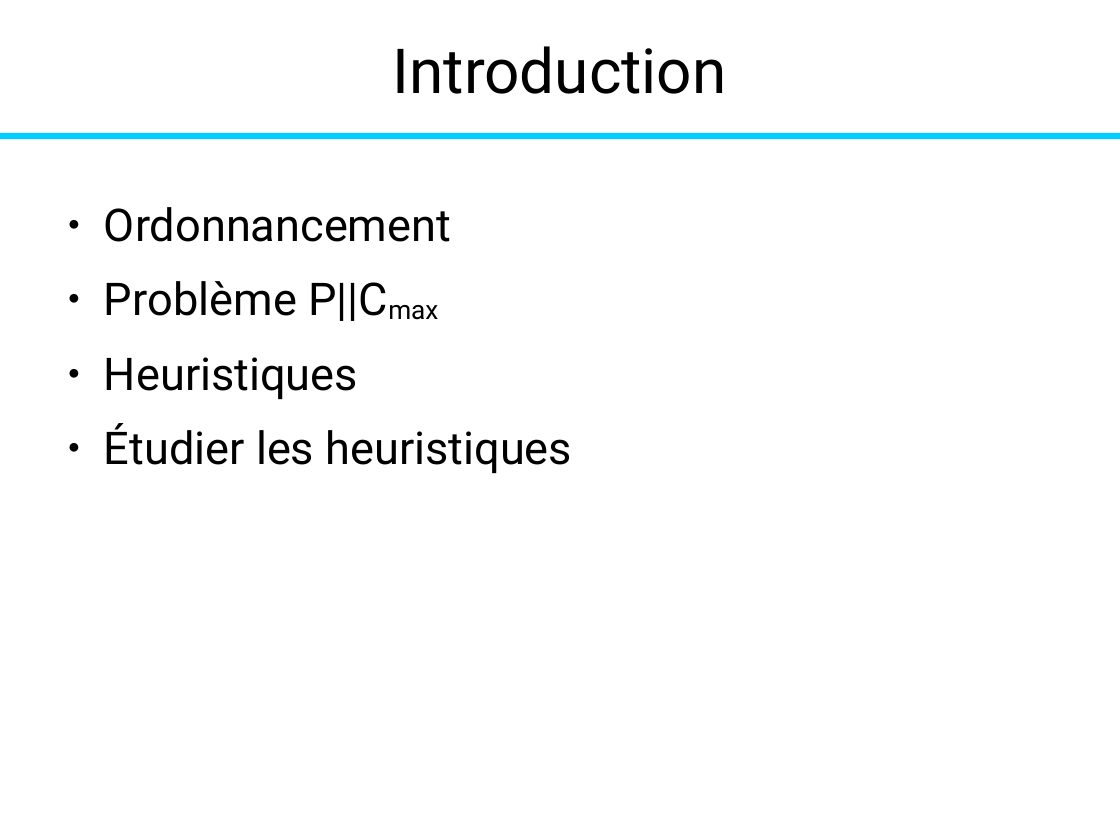
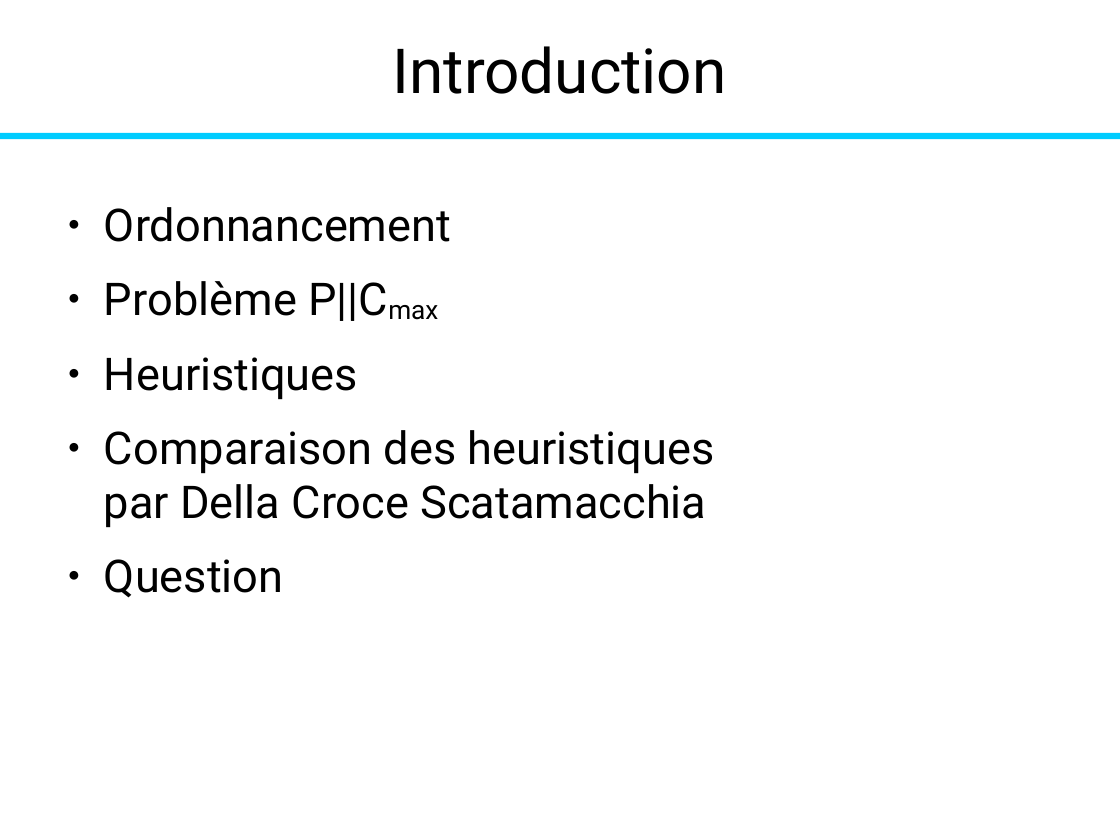
Before and after one commit to fColas68/eprLPT, a slide deck: slide 4 of presentation/presentation.odp. Drawn at 1120x840 pixels with LibreOffice and Linux fonts; fonts in the diff are those of the drawing. Boxes give left, top, right and bottom in pixels: in the first picture for what was removed or moved away, otherwise in the second. Text is boxed around its words. In the diff, an @@ line names an element or a change of style, - is before the commit and + after.

```diff
--- a/presentation/presentation.odp
+++ b/presentation/presentation.odp
@@ text at (104, 430, 715, 598): text changed @@
-● Étudier les heuristiques
+● Comparaison des heuristiques
+  par Della Croce Scatamacchia
+● Question
```
Also in this commit, not shown: 13 other slides changed, 18 slides added, 2 slides removed.
